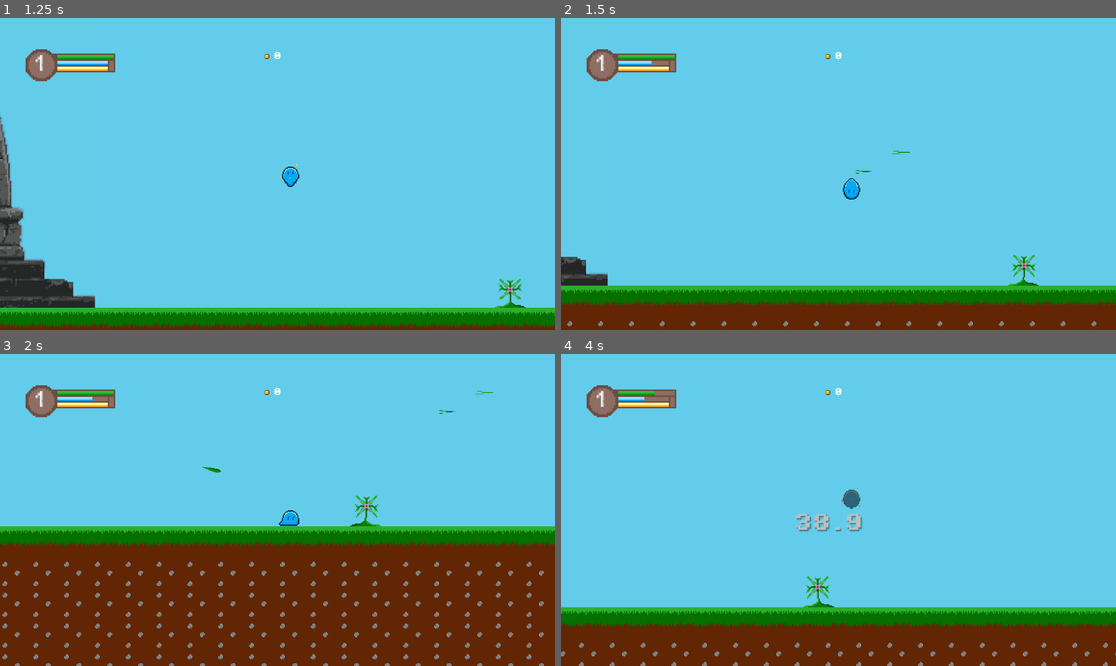
Above: before the commit, frames 1-4 (two rows, left to right).
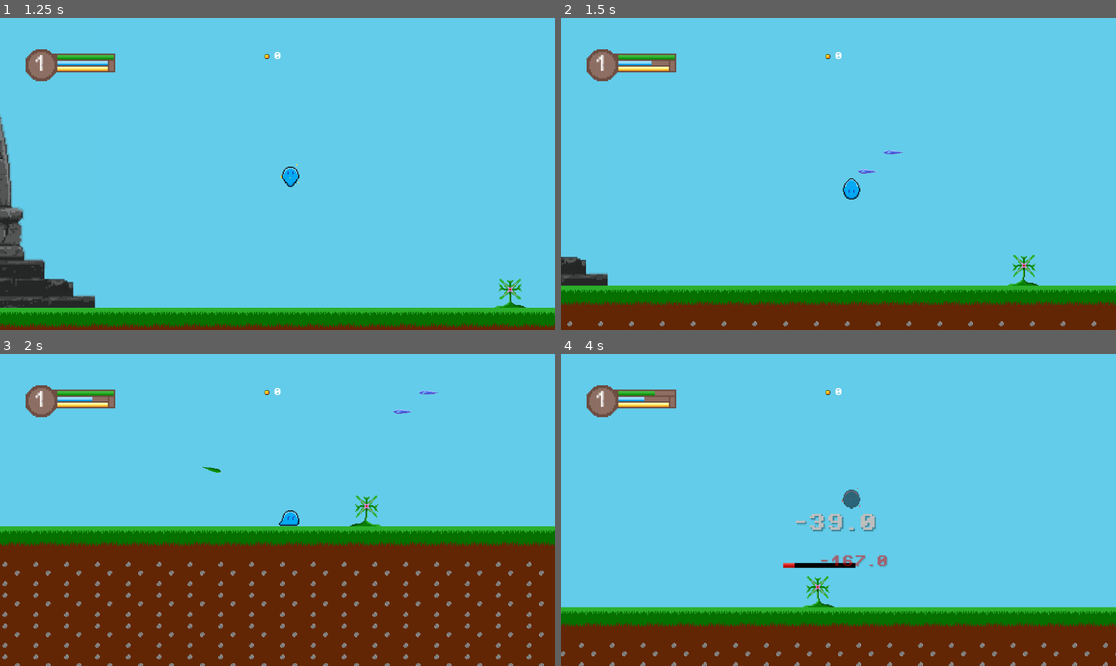
Above: after the commit, the same moments.

Repository: HEX-nova/Elegy-of-Ascension
Game: Godot game, scene res://Scenes/Tutorial.tscn
Same seed, same stepped clock (60 frames per second), same inputs: the game is played once before the commit and once after it.
Inputs (mouse positions are in pixels of both pictures, inside the frame that each line leads up to):
- Up to frame 1 (1.25 s): tap Enter (ui_accept) at 0.5, 0.77 s; move the mouse to (399, 158) at 0.52 s; press the mouse at (399, 158) at 0.53 s; hold Right (ui_right) from 0.53 s (still down)
- Up to frame 2 (1.5 s): keep holding Right (ui_right); move the mouse to (727, 189) at 1.27 s; release the mouse at (727, 189) at 1.28 s; click (727, 189) at 1.35 s
- Up to frame 3 (2 s): keep holding Right (ui_right); tap Enter (ui_accept) at 1.52 s
- Up to frame 4 (4 s): move the mouse to (894, 441) at 2.02 s; release Right (ui_right) at 2.03 s; press the mouse at (894, 441) at 2.03 s; hold Left (ui_left) 2.03-2.78 s; right-click (894, 441) at 2.1 s; move the mouse to (810, 572) at 2.77 s; release the mouse at (810, 572) at 2.78 s; hold Right (ui_right) from 2.78 s (still down); tap Shift (Sprint) at 2.85 s; tap Enter (ui_accept) at 3.02, 3.77 s; click (810, 572) at 3.05 s; move the mouse to (1005, 556) at 3.52 s; press the mouse at (1005, 556) at 3.53 s

Frame 1 is identical in both runs. In frame 2, less than 0.1% of the frame differs, in the area x 52-63%, y 42-50%; in frame 3, less than 0.1%; in frame 4, 1.0%, in the area x 39-59%, y 51-69%.

Commit message:
Library Session: Fixed projectile math and thornspitter logic, also deleted THE ANNOYING ASS PROJECTILE_01

Diff:
--- a/Scenes/Player Projectile.tscn
+++ b/Scenes/Player Projectile.tscn
@@ -1,7 +1,7 @@
 [gd_scene format=3 uid="uid://5jowifih3lv"]
 
-[ext_resource type="Script" uid="uid://cchqfvbdx20d1" path="res://Scripts/Player_Projectile.gd" id="1_o3a65"]
-[ext_resource type="Texture2D" uid="uid://1c5alw2m30vx" path="res://Sprites/Projectiles.png" id="3_o3a65"]
+[ext_resource type="Script" uid="uid://cchqfvbdx20d1" path="res://Scripts/Player_Projectile.gd" id="1_7pst0"]
+[ext_resource type="Texture2D" uid="uid://1c5alw2m30vx" path="res://Sprites/Icicle.png" id="3_o3a65"]
 
 [sub_resource type="RectangleShape2D" id="RectangleShape2D_5x56x"]
 size = Vector2(64, 13)
--- a/Scenes/Projectile-01.tscn
+++ /dev/null
@@ -1,17 +0,0 @@
-[gd_scene format=3 uid="uid://5jowifih3lv"]
-
-[ext_resource type="Script" uid="uid://cchqfvbdx20d1" path="res://Scripts/projectile_01.gd" id="1_5x56x"]
-[ext_resource type="Texture2D" uid="uid://1c5alw2m30vx" path="res://Sprites/Icicle.png" id="1_arn32"]
-
-[node name="Area2D" type="Area2D" unique_id=2058519864]
-collision_layer = 16
-collision_mask = 138
-script = ExtResource("1_5x56x")
-
-[node name="Sprite2D" type="Sprite2D" parent="." unique_id=1862896390]
-texture = ExtResource("1_arn32")
-
-[node name="CollisionPolygon2D" type="CollisionPolygon2D" parent="." unique_id=318621619]
-polygon = PackedVector2Array(-20, -7, -20, -6, -23, -6, -23, -5, -25, -5, -25, -4, -28, -4, -28, -3, -30, -3, -30, -2, -32, -2, -32, 2, -30, 2, -30, 3, -28, 3, -28, 4, -25, 4, -25, 5, -23, 5, -23, 6, -21, 6, -21, 7, -4, 7, -4, 6, 4, 6, 4, 5, 12, 5, 12, 4, 20, 4, 20, 3, 24, 3, 24, 2, 28, 2, 28, 1, 32, 1, 32, -1, 28, -1, 28, -2, 24, -2, 24, -3, 20, -3, 20, -4, 12, -4, 12, -5, 4, -5, 4, -6, -4, -6, -4, -7)
-
-[connection signal="body_entered" from="." to="." method="_on_body_entered"]
--- a/Scenes/thornspitter.tscn
+++ b/Scenes/thornspitter.tscn
@@ -89,6 +89,7 @@
 shape = SubResource("CapsuleShape2D_iuwpl")
 
 [node name="DetectionArea" type="Area2D" parent="." unique_id=1719276340]
+collision_layer = 0
 
 [node name="CollisionShape2D" type="CollisionShape2D" parent="DetectionArea" unique_id=304745568]
 shape = SubResource("CircleShape2D_l1x7j")
--- a/Scripts/EnemyStatsComponent.gd
+++ b/Scripts/EnemyStatsComponent.gd
@@ -48,7 +48,7 @@
 	var damage_after_def = (incoming_atk * incoming_atk) / (incoming_atk + defense)
 	var final_dmg = damage_after_def * multiplier
 
-	current_hp -= final_dmg
+	current_hp -= round(final_dmg)
 	# Update the Bar
 	if health_bar:
 		health_bar.show()
@@ -63,7 +63,7 @@
 	if multiplier > 1.2: display_color = Color.RED
 	elif multiplier < 0.8 and multiplier > 0: display_color = Color.YELLOW
 	elif multiplier == 0: display_color = Color.GRAY
-	DamageNumberDisplay.display_number(str(final_dmg), global_position, display_color)
+	DamageNumberDisplay.display_number(str(-1 * round(final_dmg)), global_position, display_color)
 
 	# NEW: Tell the parent we got hit!
 	on_hit.emit()
--- a/Scripts/Player_Projectile.gd
+++ b/Scripts/Player_Projectile.gd
@@ -2,8 +2,9 @@
 
 var direction = Vector2.ZERO
 var speed = 400.0
+var damage_amount = round(StatsComponent.base_attack)
 
-# Using a "setter" ensures the animation changes the MOMENT the variable is set
+# Setter handles visual updates automatically
 var element_type: int = 0:
 	set(value):
 		element_type = value
@@ -12,26 +13,31 @@
 @onready var anim: AnimatedSprite2D = $AnimatedSprite2D
 
 func _ready():
-	# Final check when entering the world
+	# Only need to ensure visuals match the passed element_type
 	_update_projectile_visual()
 
 func _update_projectile_visual():
-	# If the node isn't ready yet, @onready hasn't fired, so anim is null.
-	# We check for that to prevent a crash.
 	if anim == null: return
 
 	var anim_name = str(element_type)
 	if anim.sprite_frames.has_animation(anim_name):
 		anim.play(anim_name)
 	else:
-		print("!!! PROJECTILE ERROR: Animation '", anim_name, "' not found in SpriteFrames!")
+		print("!!! PROJECTILE ERROR: Animation '", anim_name, "' not found!")
 
 func _physics_process(delta):
 	position += direction * speed * delta
+
 func _on_body_entered(body):
-	if body.is_in_group("Player"): return
-	var stats = body.find_child("EnemyStatsComponent")
-	if stats:
-		stats.take_damage(StatsComponent.base_attack, element_type)
+	# Ignore the player who shot it
+	if body.is_in_group("Player"):
+		return
 
-	queue_free()
+	# Look for the specific stats component on the Thornspitter/Enemy
+	var enemy_stats = body.find_child("EnemyStatsComponent")
+	if enemy_stats and enemy_stats.has_method("take_damage"):
+		# We use the projectile's stored element and the damage it was given
+		enemy_stats.take_damage(damage_amount, element_type)
+		queue_free() # Destroy on hit
+	elif body is TileMap: # Optional: destroy if hits a wall
+		queue_free()
--- a/Scripts/player.gd
+++ b/Scripts/player.gd
@@ -193,8 +193,8 @@
 			var result = space_state.intersect_ray(params)
 			if result:
 				var target = result.collider
-				if target.is_in_group("Enemy") and target.has_method("take_damage"):
-					target.take_damage(stats.base_attack * 3.5, stats.element_type)
+				if target.is_in_group("Enemy") and target.find_child("EnemyStatsCOmponent"):
+					target.find_child("EnemyStatsCOmponent").take_damage(round(stats.base_attack * 3.5), stats.element_type)
 				hit_list.append(target.get_rid())
 			else:
 				break
@@ -215,24 +215,30 @@
 func fire_projectile():
 	var proj = projectile.instantiate()
 
-	# --- THE FIX: PASS THE ELEMENT ---
-	# We set the projectile's element_type to match Tun's current stats
+	# 1. Set the element first (The setter handles the visual)
 	if "element_type" in proj:
 		proj.element_type = stats.element_type
 
+	# 2. Add to tree so it exists in the world
+	get_tree().current_scene.add_child(proj)
+
+	# 3. Determine direction and rotation
 	var is_aiming_up = Input.is_action_pressed("ui_up")
 	var dir_x: float = -1.0 if animated_sprite.flip_h else 1.0
-
-	get_tree().current_scene.add_child(proj)
-	proj.global_position = global_position
 
 	if is_aiming_up:
 		proj.direction = Vector2(0, -1)
 		proj.rotation_degrees = -90
 	else:
+		# Set the whole vector at once to be safe
 		proj.direction = Vector2(dir_x, 0)
 		proj.rotation_degrees = 0
 
+	# 4. NOW set the position (Now that direction is defined)
+	# Using dir_x * 10 to offset it from the player's center
+	proj.global_position = global_position + Vector2(dir_x * 10, -5 if is_aiming_up else 0)
+
+	# 5. Set scale
 	proj.scale = Vector2(0.3 * dir_x, 0.3)
 # --- SYSTEM FUNCTIONS ---
 
--- a/Scripts/projectile_01.gd
+++ /dev/null
@@ -1,20 +0,0 @@
-extends Area2D
-
-@export var speed: float = 500.0
-@export var damage: float = 15.0
-var direction: Vector2 = Vector2.RIGHT
-
-func _physics_process(delta: float) -> void:
-	# Move in a straight line
-	position += direction * speed * delta
-
-func destroy():
-	# You can add a particle effect here later!
-	queue_free()
-
-func _on_body_entered(body: Node2D) -> void:
-	# If we hit an enemy (Layer 5)
-	if body.has_method("take_damage"):
-		body.take_damage(25)
-	# No matter what we hit (Wall or Enemy), the icicle breaks
-	destroy()
--- a/Scripts/stats_component.gd
+++ b/Scripts/stats_component.gd
@@ -90,7 +90,7 @@
 	var final_damage = snapped(damage_after_defense * multiplier, 0.1)
 
 	if can_take_damage:
-		current_health -= final_damage
+		current_health -= round(final_damage)
 
 		# SAFE POSITION CHECK: Find the root node (Tun or Enemy)
 		var target_node = get_tree().get_first_node_in_group("Player")
@@ -99,7 +99,7 @@
 		var display_color = Color.WHITE
 		if multiplier > 1.2: display_color = Color.ORANGE_RED
 		elif multiplier < 0.8: display_color = Color.GRAY
-		DamageNumberDisplay.display_number(str(final_damage), pos, display_color)
+		DamageNumberDisplay.display_number(str(-1 * round(final_damage)), pos, display_color)
 		target_node.play_damaged_effect()
 		start_invulnerability()
 		if current_health <= 0:
Not shown: 1 places in Scenes/Player Projectile.tscn that only renumber resources
Not shown, removed: Scripts/projectile_01.gd.uid
